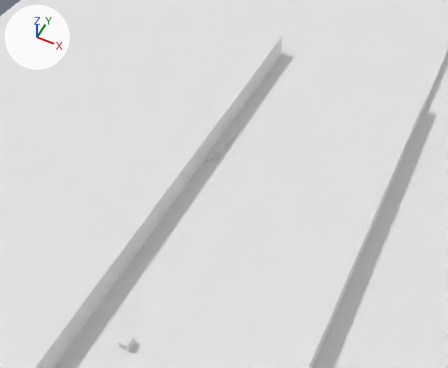
The Blender file docs/Examples/AssetsExample_CarScene.blend: old version first, new version second.
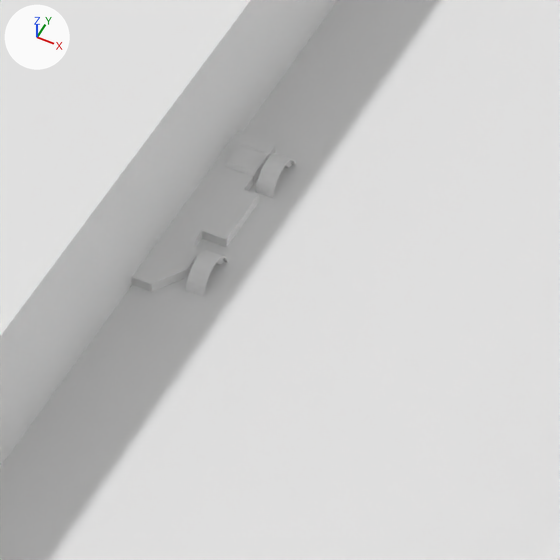
Each version is shown from a 50 mm lens placed at (23.99, -45.18, 50.94), pointed at (2.5, -2.2, -2.78), then close up on the part from 41% to 61% of the width and 31% to 55% of the height. The lights are fixed; the arrows at upper left show +X, +Y and +Z.

Script lines for the objects in view, before the commit:
```python
ob_cube = bpy.data.objects.new('Cube', me_cube)
ob_cube.location = (0.0, 0.0, -0.1)
ob_cube.rotation_euler = (0.0, 0.0, 3.142)  # degrees (0, 0, 180)
ob_cube_001 = bpy.data.objects.new('Cube.001', me_cube_001)
ob_cube_001.location = (-0.5, 1.4, -0.1)
ob_cube_001.rotation_euler = (0.0, 0.0, 3.142)  # degrees (0, 0, 180)
ob_cylinder = bpy.data.objects.new('Cylinder', me_cylinder)
ob_cylinder.location = (1.1, -1.4, -0.1)
ob_cylinder.rotation_euler = (3.142, 1.571, 0.0)  # degrees (180, 90, 0)
ob_cylinder.scale = (0.5, 0.5, 0.5)
ob_cylinder_005 = bpy.data.objects.new('Cylinder.005', me_cylinder_006)
ob_cylinder_005.location = (1.1, 1.4, -0.1)
ob_cylinder_005.rotation_euler = (3.142, 1.571, 0.0)  # degrees (180, 90, 0)
ob_cylinder_005.scale = (0.5, 0.5, 0.5)
ob_plane_002 = bpy.data.objects.new('Plane.002', me_plane_004)
ob_plane_002.parent = ob_mainscene
ob_plane_002.location = (0.0, -30.0, 0.0)
# also in view: 'Cube.006' at (-5.0, -15.0, 1.5)
```
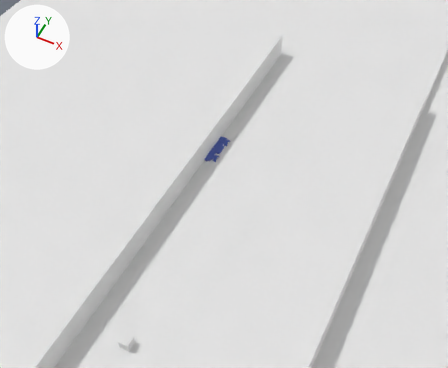
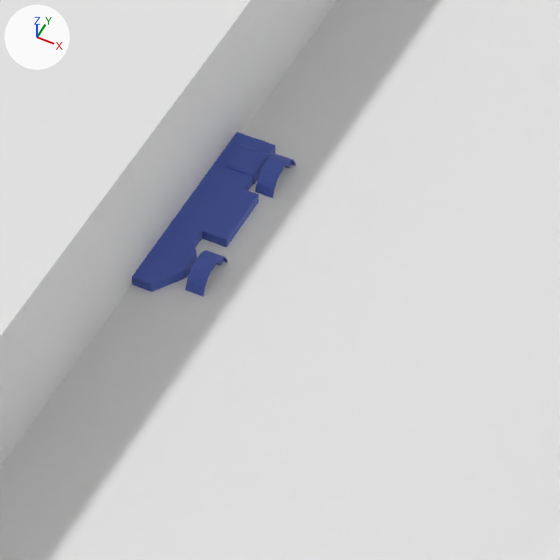
Commit message: CarScene wiki

The edits, one by one:
Material 'Material' (mat_material) changes colour from white #e7e7e7 to blue #4c60b8; in linear values from (0.8, 0.8, 0.8) to (0.0724, 0.118, 0.477).

What differs and where, as boxes (x1, y1, x2, y2) in the close-ups (560 x 560 px):
'Cube', recoloured (white to blue): (132, 132, 275, 292) in both
'Cube.001', recoloured (white to blue): (225, 144, 270, 184) in both
'Cylinder', recoloured (white to blue): (185, 250, 228, 296) in both
'Cylinder.005', recoloured (white to blue): (255, 153, 296, 198) in both
